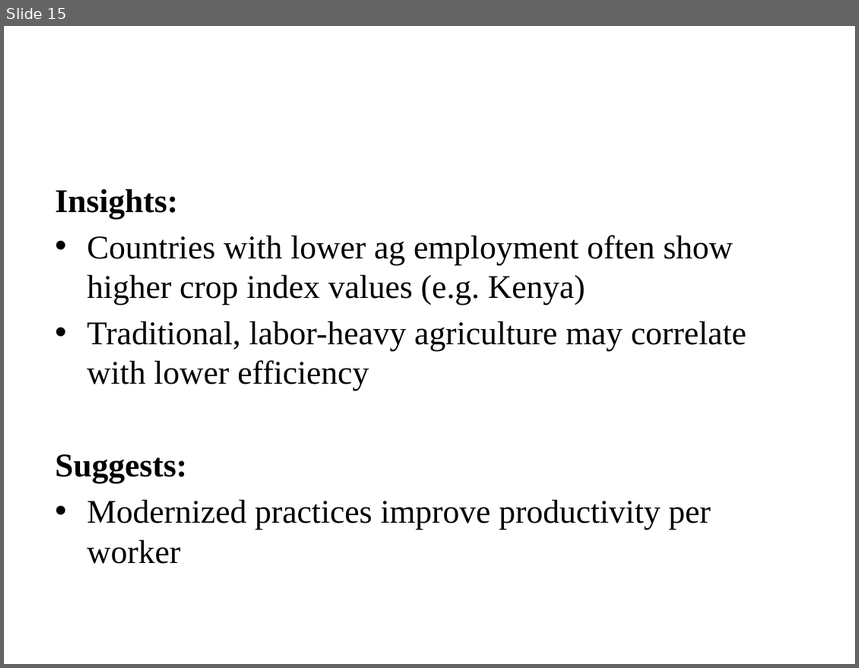
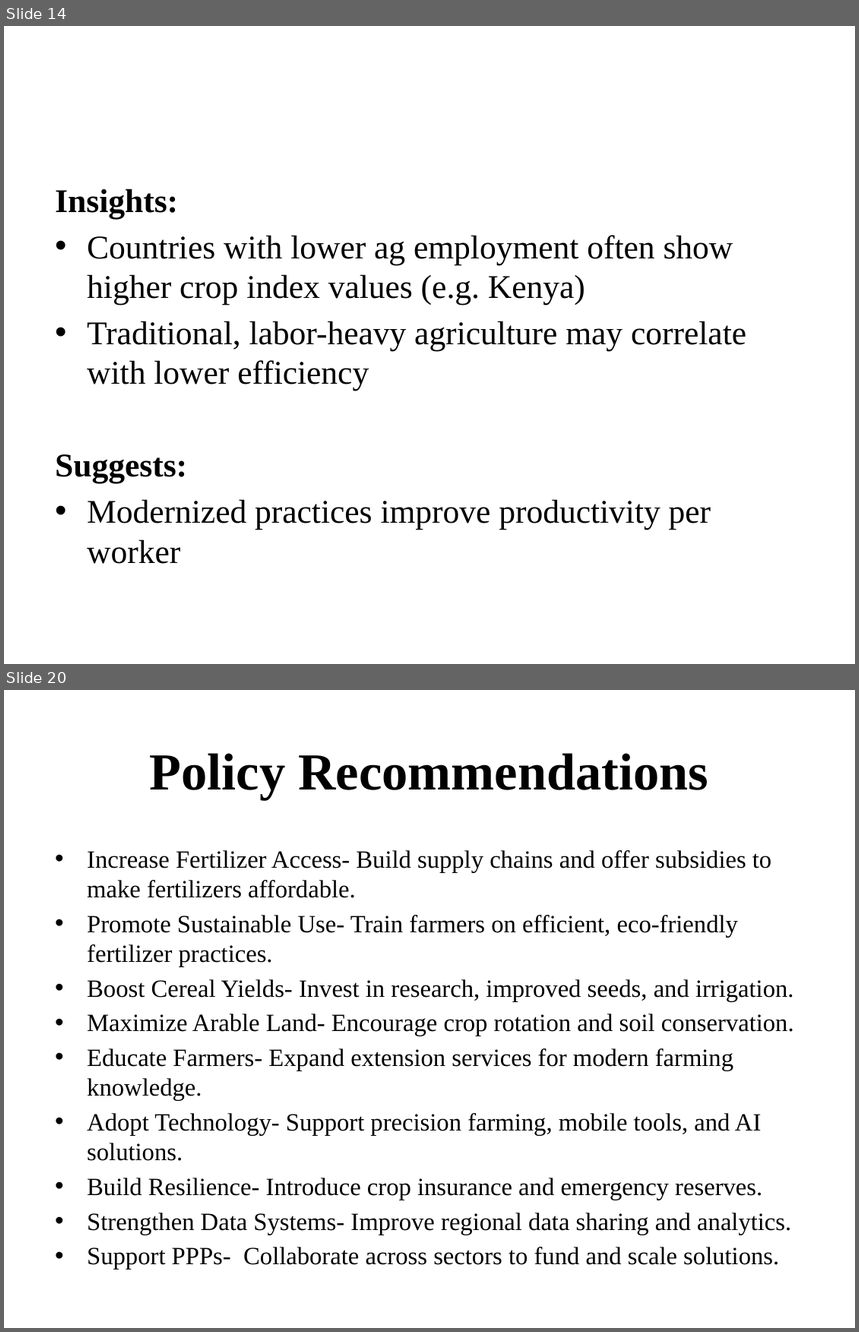
Before and after one commit to Rodgerdev/east-africa-fertilizer-project, a slide deck: East_Africa_Fertilizer_Presentation.pptx. Shown one above the other, each under a label of ours: slide 15 before the commit, slides 14 and 20 after it; the slides between them are not shown. The pictures are 859x668 and 859x1332 pixels, drawn with LibreOffice and Linux fonts; fonts in the diff are those of the drawing; background and template pictures are left out. Boxes give left, top, right and bottom in pixels: in the first picture for what was removed or moved away, otherwise in the second. Text is boxed around its words. In the diff, an @@ line names an element or a change of style, - is before the commit and + after.

```diff
--- a/East_Africa_Fertilizer_Presentation.pptx
+++ b/East_Africa_Fertilizer_Presentation.pptx
@@ slide 20 added at (4, 690, 855, 1328), background picture (left out) @@
@@ title added at (150, 753, 709, 799), 44 pt, text #000000, bold @@
+Policy Recommendations
@@ text added at (87, 850, 794, 1270), 21 pt, text #000000 @@
+• Increase Fertilizer Access- Build supply chains and offer subsidies to make fertilizers affordable.
+• Promote Sustainable Use- Train farmers on efficient, eco-friendly fertilizer practices.
+• Boost Cereal Yields- Invest in research, improved seeds, and irrigation.
+• Maximize Arable Land- Encourage crop rotation and soil conservation.
+• Educate Farmers- Expand extension services for modern farming knowledge.
+• Adopt Technology- Support precision farming, mobile tools, and AI solutions.
+• Build Resilience- Introduce crop insurance and emergency reserves.
+• Strengthen Data Systems- Improve regional data sharing and analytics.
+• Support PPPs- Collaborate across sectors to fund and scale solutions.
@@ what was slide 15 is now slide 14 @@
```
Also in this commit, not shown: 7 slides changed, 6 other slides added, 2 slides removed.
